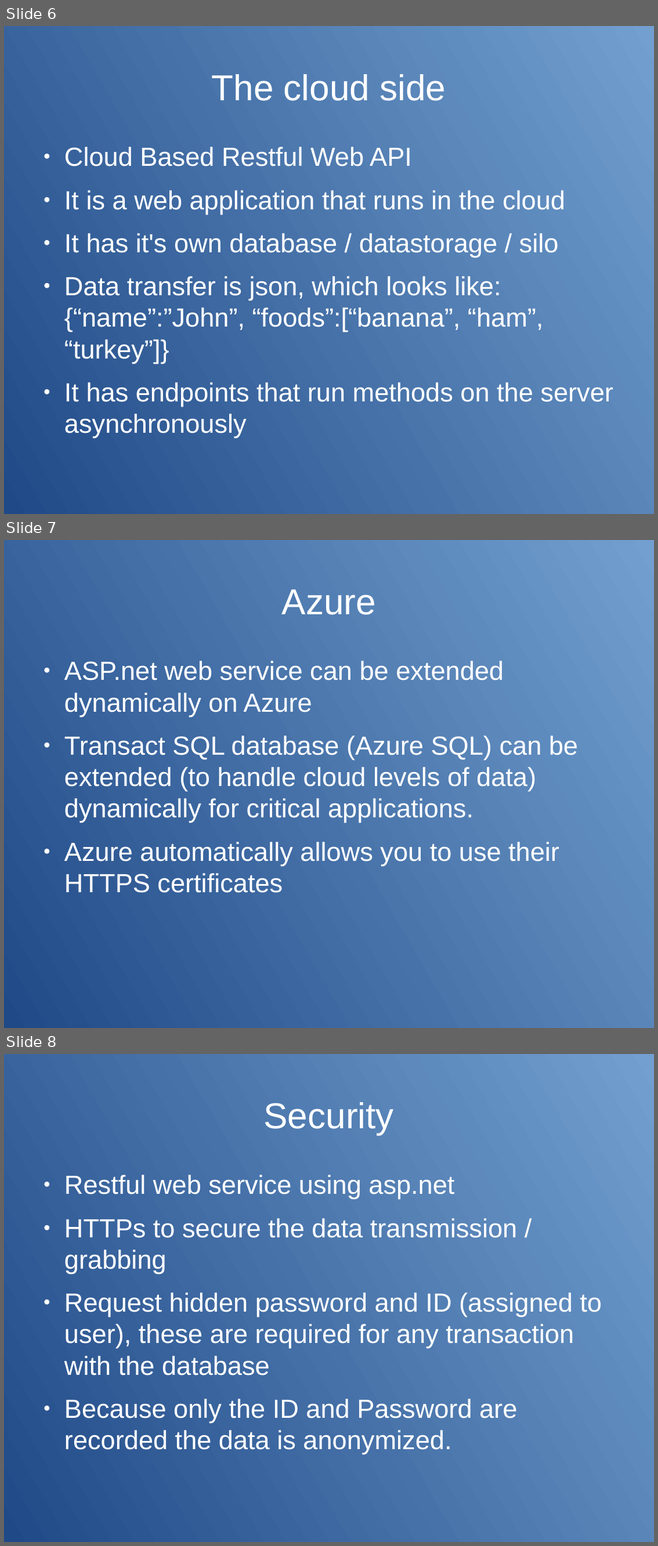
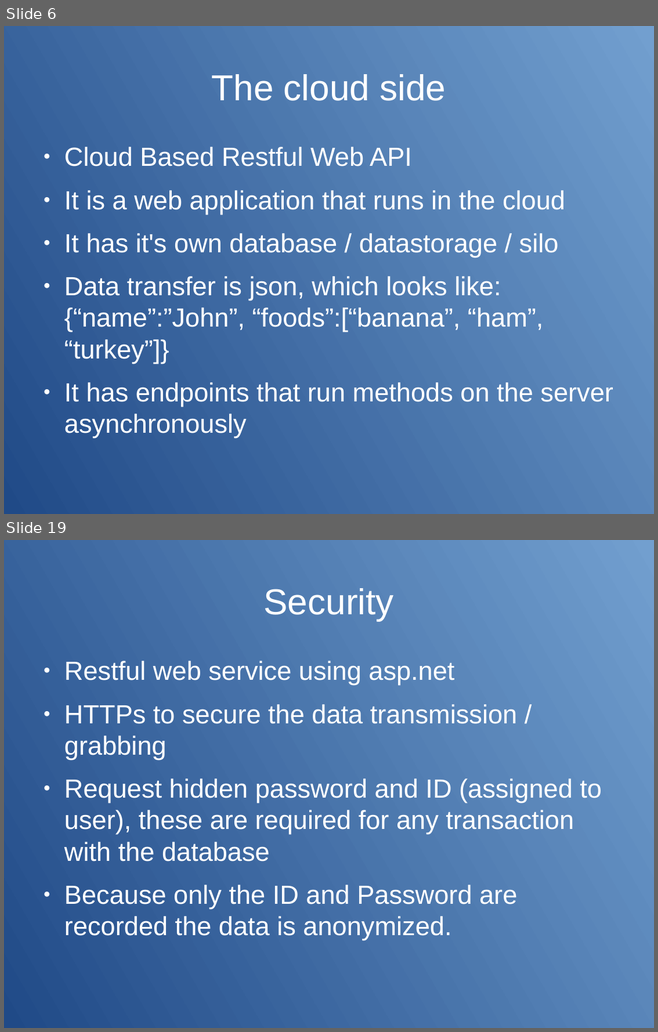
Before and after one commit to james-ehlmann/latech-iot-proof-of-concept, a slide deck: proof-of-concept/documentation/presentation_for_iot.odp. Shown one above the other, each under a label of ours: slides 6, 7 and 8 before the commit, slides 6 and 19 after it; the slides between them are not shown. The pictures are 658x1546 and 658x1032 pixels, drawn with LibreOffice and Linux fonts; fonts in the diff are those of the drawing. Boxes give left, top, right and bottom in pixels: in the first picture for what was removed or moved away, otherwise in the second. Text is boxed around its words. In the diff, an @@ line names an element or a change of style, - is before the commit and + after.

```diff
--- a/proof-of-concept/documentation/presentation_for_iot.odp
+++ b/proof-of-concept/documentation/presentation_for_iot.odp
@@ slide 7 removed at bbox=[4, 540, 654, 1028], background gradient #729FCF to #204A87 @@
@@ title removed at bbox=[282, 589, 376, 615] @@
-Azure
@@ text removed at bbox=[64, 661, 578, 893] @@
-● ASP.net web service can be extended dynamically on Azure
-● Transact SQL database (Azure SQL) can be extended (to handle cloud levels of data) dynamically for critical applications.
-● Azure automatically allows you to use their HTTPS certificates
@@ what was slide 8 is now slide 19 @@
```
Also in this commit, not shown: 1 slide changed, 14 slides added, 2 other files.
